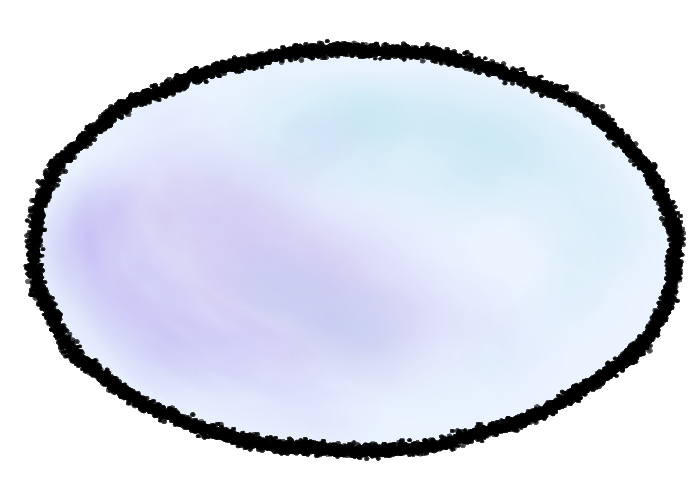
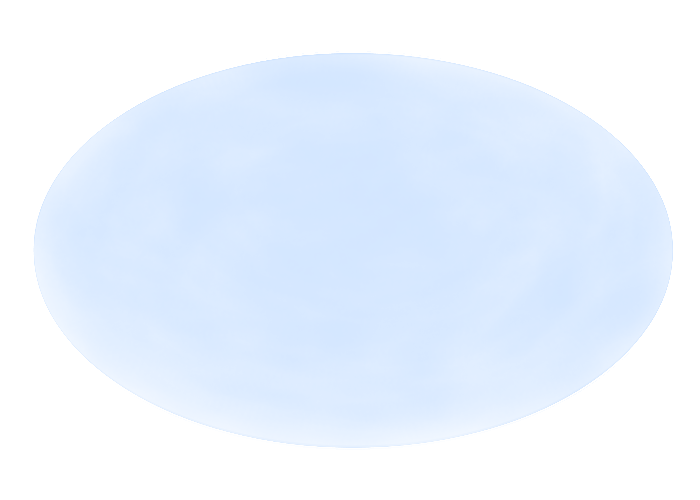
Revision of a layered 700 x 500 image; what changed, layer by layer:
hid "lineart_3" over [23,39,687,461]
hid "color_1", painted on it over [23,50,667,459]
hid "color_1_back", painted on it over [82,91,521,425]
added layer "bg_2" in group "Normal" over [30,51,673,450]
hid "bg" over [27,51,673,450]
